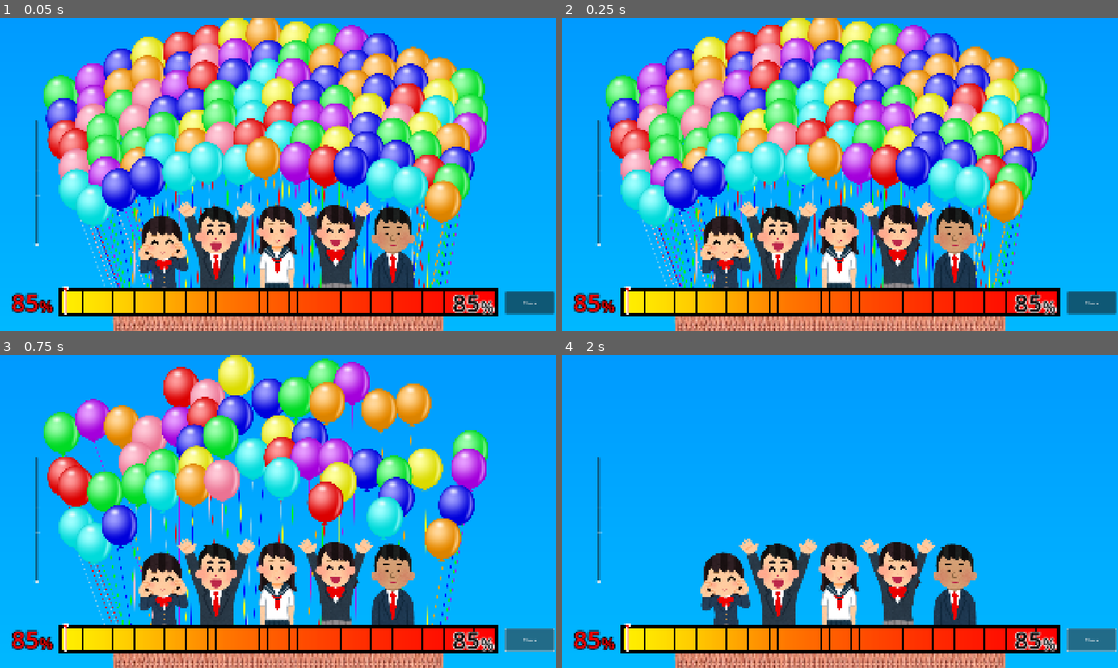
Above: before the commit, frames 1-4 (two rows, left to right).
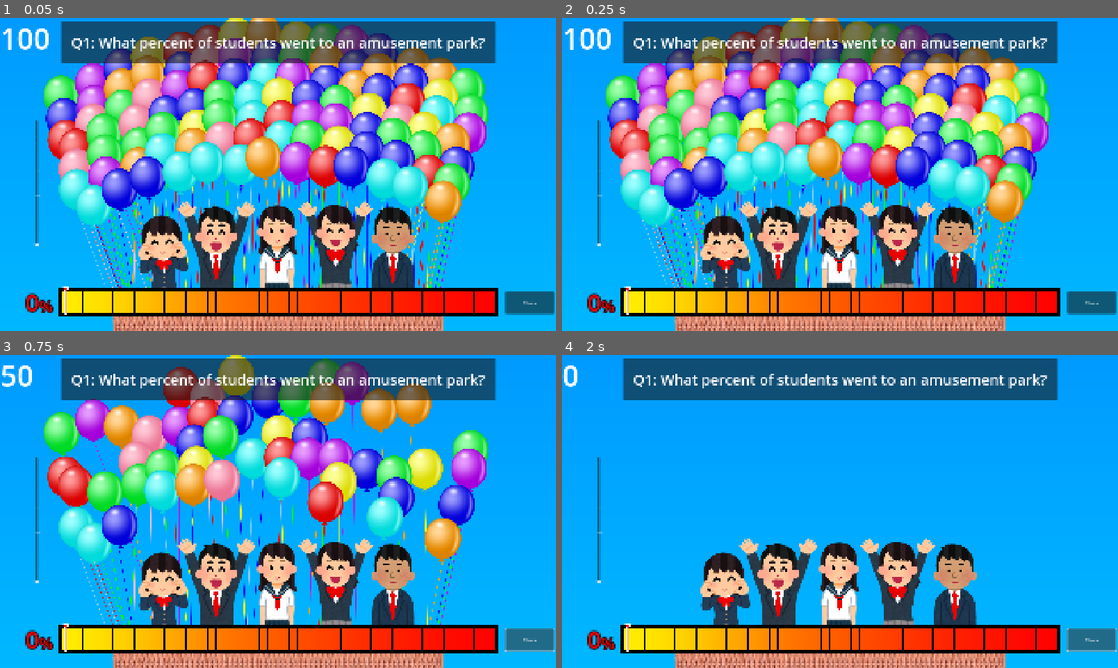
Above: after the commit, the same moments.

Repository: kaatissensei/percent-balloon-mobile
Game: Godot game, scene res://BalloonScene.tscn
Two runs of this game, one before a commit and one after it. Both use one fixed random seed, a clock stepped at 60 frames per second and the inputs below.
Inputs:
- Up to frame 1 (0.05 s): no input
- Up to frame 2 (0.25 s): no input
- Up to frame 3 (0.75 s): click "Check" at 0.5 s
- Up to frame 4 (2 s): click "Check" at 1.25 s

The runs differ from the first frame. In frame 1, 13% of the frame differs, in the area x 0-90%, y 1-95%; in frame 2, 13%; in frame 3, 12%; in frame 4, 11%.

Commit message:
Fix all teams using same remainingBalloons array

Diff:
--- a/project/BalloonScene.tscn
+++ b/project/BalloonScene.tscn
@@ -225,6 +225,7 @@
 
 [node name="PercentAnswer" type="RichTextLabel" parent="CanvasLayer"]
 unique_name_in_owner = true
+visible = false
 z_index = 10
 clip_contents = false
 custom_minimum_size = Vector2(100, 80)
@@ -233,10 +234,10 @@
 anchor_top = 1.0
 anchor_right = 1.0
 anchor_bottom = 1.0
-offset_left = 125.0
-offset_top = -158.0
-offset_right = 274.0
-offset_bottom = -69.9999
+offset_left = 185.0
+offset_top = -249.0
+offset_right = 334.0
+offset_bottom = -161.0
 grow_horizontal = 0
 grow_vertical = 0
 scale = Vector2(1.3, 1.3)
@@ -246,7 +247,7 @@
 theme_override_constants/outline_size = 10
 theme_override_font_sizes/normal_font_size = 64
 bbcode_enabled = true
-text = "[right]85[/right]
+text = "[right]50[/right]
 "
 scroll_active = false
 
@@ -286,7 +287,7 @@
 theme_override_constants/outline_size = 10
 theme_override_font_sizes/normal_font_size = 64
 bbcode_enabled = true
-text = "[right]85[/right]
+text = "[right]0[/right]
 "
 scroll_active = false
 
@@ -497,6 +498,39 @@
 fit_content = true
 vertical_alignment = 1
 
-[connection signal="value_changed" from="CanvasLayer/PercentBarMargin/TextureRect/MarginContainer/PercentSlider" to="CanvasLayer/PercentBarMargin" method="_update_percent_guessed" binds= [0]]
+[node name="QuestionPanel" type="Panel" parent="CanvasLayer"]
+unique_name_in_owner = true
+custom_minimum_size = Vector2(1500, 100)
+anchors_preset = 5
+anchor_left = 0.5
+anchor_right = 0.5
+offset_left = -750.0
+offset_top = 10.0
+offset_right = 750.0
+offset_bottom = 155.0
+grow_horizontal = 2
+
+[node name="QuestionText" type="RichTextLabel" parent="CanvasLayer/QuestionPanel"]
+unique_name_in_owner = true
+layout_mode = 1
+anchors_preset = 15
+anchor_right = 1.0
+anchor_bottom = 1.0
+grow_horizontal = 2
+grow_vertical = 2
+theme_override_font_sizes/normal_font_size = 50
+text = "Q1: What percent of students went to an amusement park?"
+fit_content = true
+horizontal_alignment = 1
+vertical_alignment = 1
+
+[node name="RemainingBalloonNum" type="RichTextLabel" parent="CanvasLayer"]
+unique_name_in_owner = true
+offset_right = 203.0
+offset_bottom = 148.0
+theme_override_font_sizes/normal_font_size = 100
+text = "100"
+
+[connection signal="value_changed" from="CanvasLayer/PercentBarMargin/TextureRect/MarginContainer/PercentSlider" to="CanvasLayer/PercentBarMargin" method="_update_percent_guessed"]
 [connection signal="pressed" from="CanvasLayer/CheckAnswers" to="CanvasLayer/BalloonControl" method="_check_answers"]
 [connection signal="value_changed" from="CanvasLayer/TeamSlider" to="." method="_change_team"]
--- a/project/balloon.gd
+++ b/project/balloon.gd
@@ -1,12 +1,13 @@
 extends Sprite2D
 
 var colors = ["Blue", "Cyan", "Green", "Orange", "Pink", "Purple", "Red", "Sky_Blue", "Yellow"]
-var bob_height: float = 5.0
-var bob_width: float = 3.0
-var max_bob_speed: float = 2.5
+const bob_height: float = 5.0
+const bob_width: float = 3.0
+const max_bob_speed: float = 2.5
 var bob_speed: float = 0
 var rnd
 var balloonColor = "White"
+var popped = []
 
 @onready var start_position: Vector2 =  global_position
 
@@ -14,6 +15,7 @@
 	rnd = randf_range(0, 1)
 	bob_speed = randf_range(0, max_bob_speed) + 1
 	#self.scale = Vector2(1.0,1.0)
+	popped = [false, false, false, false, false, false] #num_teams = 6
 
 
 func _physics_process(_delta: float) -> void:
@@ -34,14 +36,21 @@
 func set_balloon_color(color: String):
 	balloonColor = color
 
+#Draw balloon string
 func _draw() -> void:
 	var xPos = position.x
 	var yPos = position.y
 	if xPos < 350:
-		draw_set_transform(Vector2(-30,0),rotation * -1 + deg_to_rad(-20))
+		draw_set_transform(Vector2(-30,-5),rotation * -1 + deg_to_rad(-20))
 	elif xPos < 450:
-		draw_set_transform(Vector2(-25,0),rotation * -1 + deg_to_rad(-10))
+		draw_set_transform(Vector2(-20,0),rotation * -1 + deg_to_rad(-10))
 	elif xPos > 1500:
-		draw_set_transform(Vector2(20,0),rotation * -1 + deg_to_rad(10))
+		draw_set_transform(Vector2(20,0),rotation * -1 + deg_to_rad(12))
 
-	draw_line(Vector2(0,95), Vector2.DOWN * (1580 - yPos), Color(balloonColor), 1.0, true)
+	draw_line(Vector2(0,92), Vector2.DOWN * (1580 - yPos), Color(balloonColor), 1.0, true)
+
+func pop(teamNum: int):
+	popped[teamNum] = true
+
+func is_popped(teamNum):
+	return popped[teamNum]
--- a/project/balloon_control.gd
+++ b/project/balloon_control.gd
@@ -76,36 +76,48 @@
 		newBalloon.scale = Vector2(scale, scale)
 		newBalloon.name = "Balloon" + str(i).pad_zeros(2)
 		newBalloon.set_balloon_color(randColor)
-		Main.balloonArray.append(newBalloon)
+		Main.balloons.append(newBalloon)
 		Main.remainingBalloons.append(newBalloon)
 		add_child(newBalloon)
 
+
 		x += 1
+	Main.build_remaining_array()
+
 
 func _check_answers():
 	#Set answer variable based on textbox val or imported csv
-	var ans = Main.answer
+	var ans = 50
 	Main.set_answer(ans)
-	#print("Answer: " + str(ans) + " team1 guess: " + str(Main.get_guess(0)))
 
+	var currentTeam = Main.currentTeam
 	#For each team, check how wrong they were, then pop those balloons
-	for i in range(1): #range(Main.guesses.size())
-		calc_num_to_pop(i)
-		pop_balloons(i)
+	#for i in range(1): #range(Main.guesses.size())
+	calc_num_to_pop(currentTeam)
+	pop_balloons(currentTeam)
 
 
 func calc_num_to_pop(teamNum: int):
-	var percentOff = abs(Main.answer - Main.get_guess(teamNum))
-	#print("Popping " + str(percentOff) + ", team guess: " + str(Main.get_guess(teamNum)))
+	var percentOff = abs(Main.get_answer() - Main.get_guess(teamNum))
+	print("Popping " + str(percentOff) + ", team guess: " + str(Main.get_guess(teamNum)))
 	Main.set_num_to_pop(teamNum, percentOff)
 
 func pop_balloons(teamNum: int):
 	for i in range(Main.get_num_to_pop(teamNum)):  #run [numToPop] times
-		if Main.remainingBalloons.size() >= 1:  #If there are any balloons left, make invisible and remove from remainingBalloons
-			var balloon = Main.get_rand_balloon()
+		if Main.remainingArray[teamNum].size() >= 1:  #If there are any balloons left, make invisible and remove from remainingBalloons
+			var balloon = Main.get_rand_balloon(teamNum)
+			balloon.popped[teamNum] = true
 			balloon.visible = false
-			Main.remainingBalloons.erase(balloon)
+			Main.remainingArray[teamNum].erase(balloon)
+	%RemainingBalloonNum.text = str(Main.remainingArray[teamNum].size())
 
+func show_teams_balloons(teamNum: int):
+	var balloons = Main.balloons
+	for balloon in balloons:
+		if balloon.is_popped(teamNum):
+			balloon.visible = false
+		else:
+			balloon.visible = true
 
 
 
--- a/project/balloon_scene.gd
+++ b/project/balloon_scene.gd
@@ -1,12 +1,12 @@
 extends Node2D
 
-var currentTeam
+#var currentTeam
 
 func _ready() -> void:
-	currentTeam = 0
+	pass#currentTeam = Main.currentTeam
 
 func _change_team(teamNum: float):
-	currentTeam = int(teamNum)
+	var currentTeam = int(teamNum)
 	var basketColor = "Red"
 	var tintColor
 	#updateBalloons()
@@ -50,3 +50,7 @@
 	var grabberFile = load("res://images/ui/grabber/pb_grabber_%s.png" % basketColor.to_lower())
 	%PercentSlider.add_theme_icon_override("grabber", grabberFile)
 	%PercentSlider.add_theme_icon_override("grabber_highlight", grabberFile)
+
+	%BalloonControl.show_teams_balloons(currentTeam)
+	%RemainingBalloonNum.text = str(Main.remainingArray[currentTeam].size())
+	Main.currentTeam = currentTeam
--- a/project/globals.gd
+++ b/project/globals.gd
@@ -1,38 +1,48 @@
 extends Node
 
-const colors = ["Blue", "Green", "Orange", "Pink", "Purple", "Red", "Sky_Blue", "Yellow"] #Cyan
+const colors: Array[String] = ["Blue", "Green", "Orange", "Pink", "Purple", "Red", "Sky_Blue", "Yellow"] #Cyan
 var randColor
-var top_bpr = 15 #balloons per row
-var rows = 7
-var num_balloons = 100
-var balloonArray = [] #array of all balloons
-var remainingBalloons = []  #array with unpopped balloons. balloon removed when "popped"
+var top_bpr: int = 15 #balloons per row
+var rows: int = 7
+var num_balloons: int = 100
+var num_teams: int = 6
+var balloons = [] #array of all balloons
+#var balloonsArray = [] #array of above
+var remainingBalloons: Array = []  #array with unpopped balloons. balloon removed when "popped"
+var remainingArray: Array[Array] = [] #array of remainingBalloons[] for each team
 var guesses = [] #[0] = team1, etc.
 var answer
 var numToPop = []
-
+var currentTeam = 0
 var bob_speed: float = 2.5
 var bob_height: float = 5.0
 var bob_width: float = 5.0
-var textureLoc = "res://images/balloons/"
+const textureLoc = "res://images/balloons/"
 var textureName
-var BALLOON = preload("res://balloon.tscn")
+const BALLOON = preload("res://balloon.tscn")
 var scale: float = 0.8
 
 # Called when the node enters the scene tree for the first time.
 func _ready() -> void:
-	guesses = [0,0,0,0,0,0,0,0]
-	numToPop = [0,0,0,0,0,0,0,0]
-	answer = 50
+	guesses.resize(num_teams)
+	guesses.fill(0)
+	numToPop.resize(num_teams)
+	guesses.fill(0)
+	numToPop.resize(num_teams)
+	numToPop.fill(0)
 
-func set_guess(i: int, val: int):
-	guesses[i] = val
+func build_remaining_array():
+	for i in range(num_teams):
+		remainingArray.append(remainingBalloons.duplicate(true))
+
+func set_guess(val: int):
+	guesses[currentTeam] = val
 
 func get_guess(i: int):
 	return guesses[i]
 
-func set_num_to_pop(i: int, val: int):
-	numToPop[i] = val
+func set_num_to_pop(teamNum: int, val: int):
+	numToPop[teamNum] = val
 
 func get_num_to_pop(i: int):
 	return numToPop[i]
@@ -43,6 +53,12 @@
 func get_answer():
 	return answer
 
-func get_rand_balloon():
-	var balloonNum = randi_range(0,remainingBalloons.size() - 1)
-	return remainingBalloons[balloonNum]
+func get_rand_balloon(teamNum: int):
+	var balloonNum = randi_range(0,remainingArray[teamNum].size() - 1)
+	return remainingArray[teamNum][balloonNum]
+
+func set_current_team(teamNum: int):
+	currentTeam = teamNum
+
+func get_current_team():
+	return currentTeam
--- a/project/percent_bar.gd
+++ b/project/percent_bar.gd
@@ -5,6 +5,6 @@
 func _ready() -> void:
 	pass # Replace with function body.
 
-func _update_percent_guessed(value, teamNum):
+func _update_percent_guessed(value):
 	%PercentGuessed.text = "[right]%s[/right]" % str(int(value))
-	Main.set_guess(teamNum, value)
+	Main.set_guess(value)
